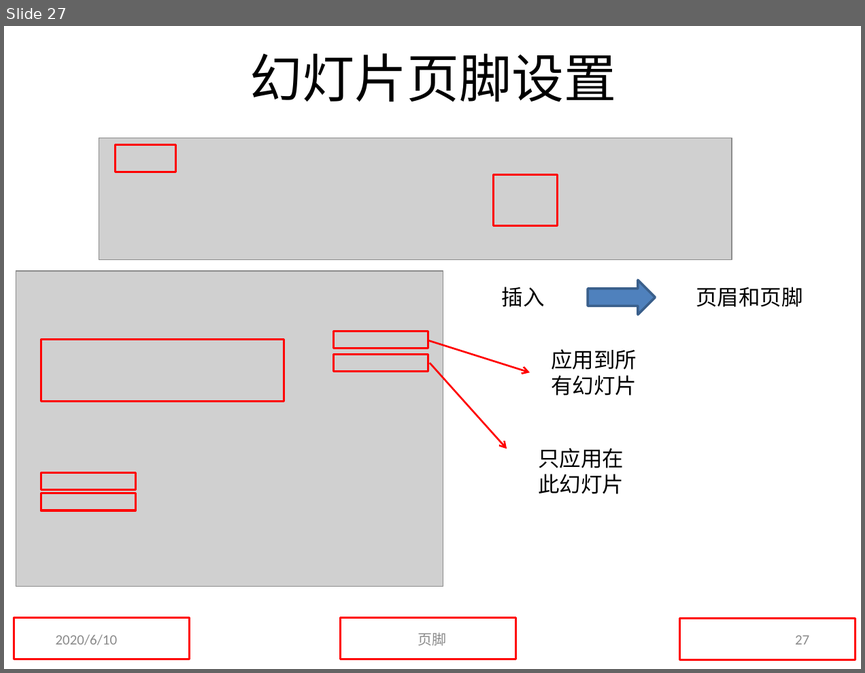
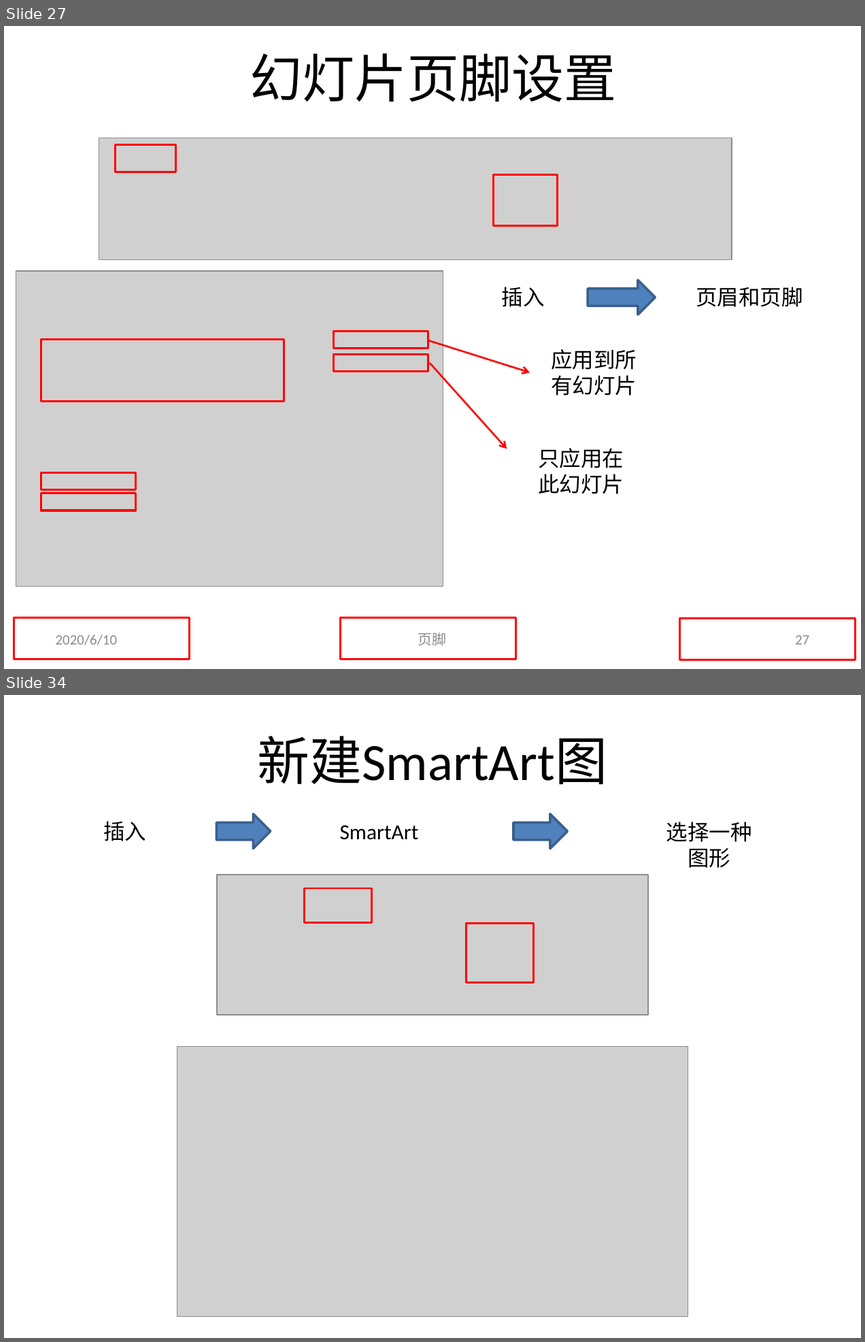
Before and after one commit to sans123wx/class, a slide deck: 第5章ppt/PowerPoint.pptx. Shown one above the other, each under a label of ours: slide 27 before the commit, slides 27 and 34 after it; the slides between them are not shown. The pictures are 865x673 and 865x1342 pixels, drawn with LibreOffice and Linux fonts; fonts in the diff are those of the drawing; grey boxes stand for pictures. Boxes give left, top, right and bottom in pixels: in the first picture for what was removed or moved away, otherwise in the second. Text is boxed around its words. In the diff, an @@ line names an element or a change of style, - is before the commit and + after.

```diff
--- a/第5章ppt/PowerPoint.pptx
+++ b/第5章ppt/PowerPoint.pptx
@@ slide 34 added at [4,695,861,1338], background #FFFFFF @@
@@ title added at [257,736,607,784], 44 pt, text #000000 @@
+新建SmartArt图
@@ right arrow added at [216,814,271,849], fill #4F81BD, outline #3A5F8C 2 pt @@
@@ right arrow added at [513,814,567,849], fill #4F81BD, outline #3A5F8C 2 pt @@
@@ text added at [103,821,146,841], 18 pt, text #000000 @@
+插入
@@ text added at [340,825,419,840], 18 pt, text #000000 @@
+SmartArt
@@ text added at [666,821,752,868], 18 pt, text #000000 @@
+选择一种图形
@@ picture added at [216,875,647,1015] @@
@@ rectangle added at [304,888,372,922], outline #FF0000 1.5 pt @@
@@ rectangle added at [466,923,534,982], outline #FF0000 1.5 pt @@
@@ picture added at [177,1047,689,1317] @@
```
Also in this commit, not shown: 1 slide changed, 10 other slides added, 1 other file.
